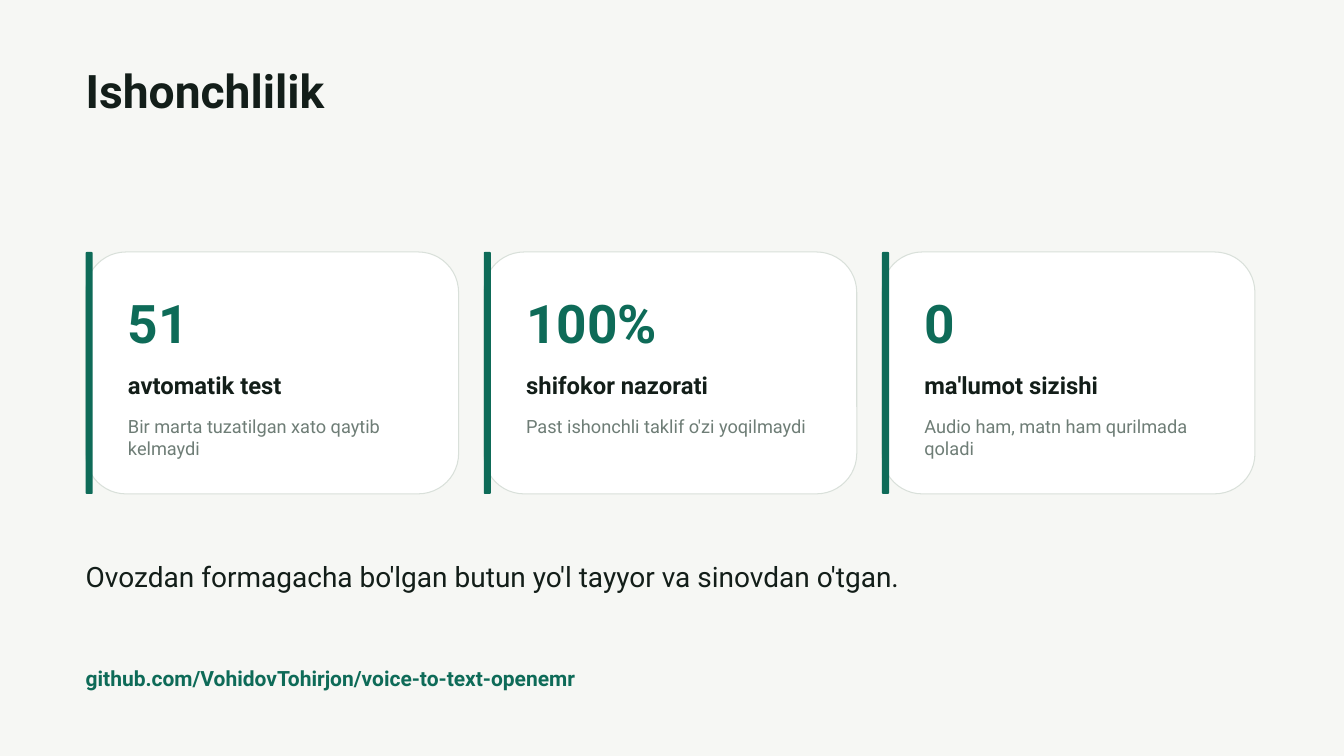
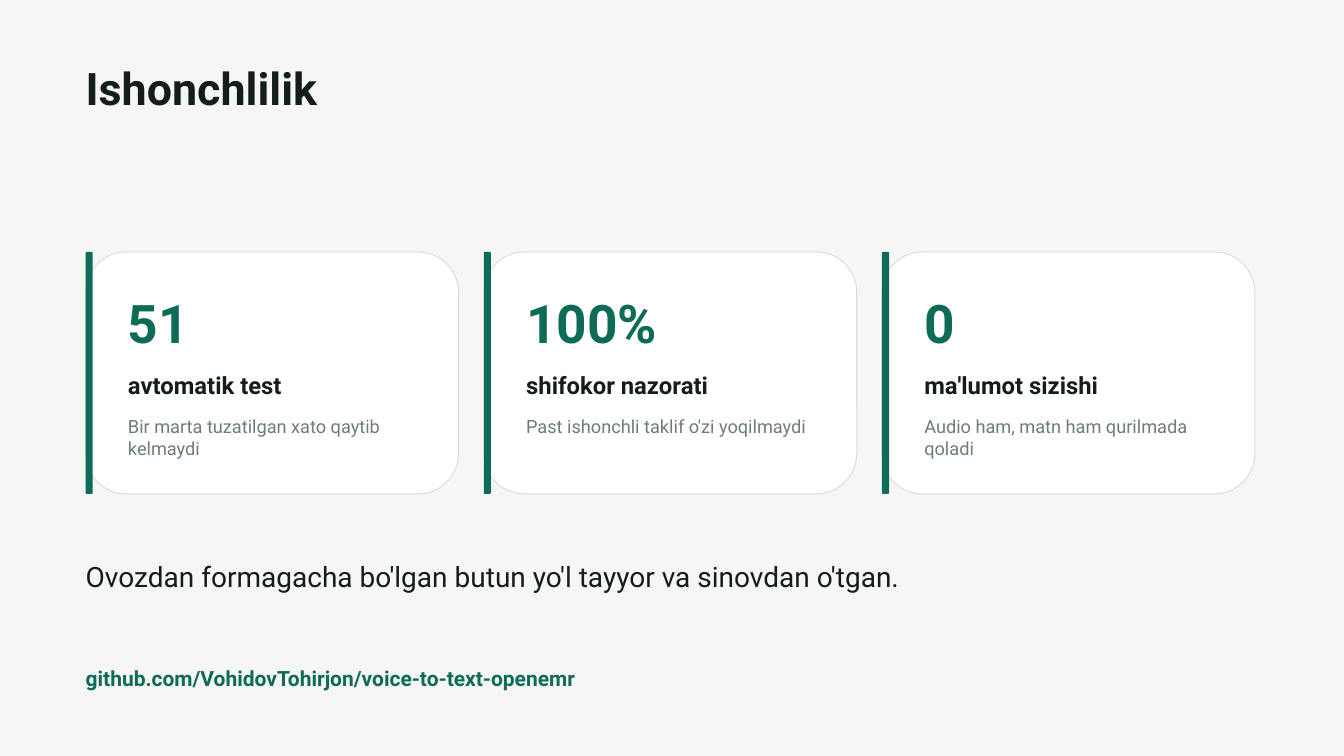
Before and after one commit to VohidovTohirjon/voice-to-text-openemr, a slide deck: slide 7 of docs/OpenEMR-ovozli-yozuv.pptx (slide 6 before the commit). Drawn at 1344x756 pixels with LibreOffice and Linux fonts; fonts in the diff are those of the drawing. Boxes give left, top, right and bottom in pixels: in the first picture for what was removed or moved away, otherwise in the second. Text is boxed around its words. In the diff, an @@ line names an element or a change of style, - is before the commit and + after.

```diff
--- a/docs/OpenEMR-ovozli-yozuv.pptx
+++ b/docs/OpenEMR-ovozli-yozuv.pptx
@@ text "Ishonchlilik" at (x1=86, y1=71, x2=317, y2=106): size 33 to 32 pt @@
```
Also in this commit, not shown: 3 other slides changed, 2 slides added, 1 slide removed, 2 other files.
